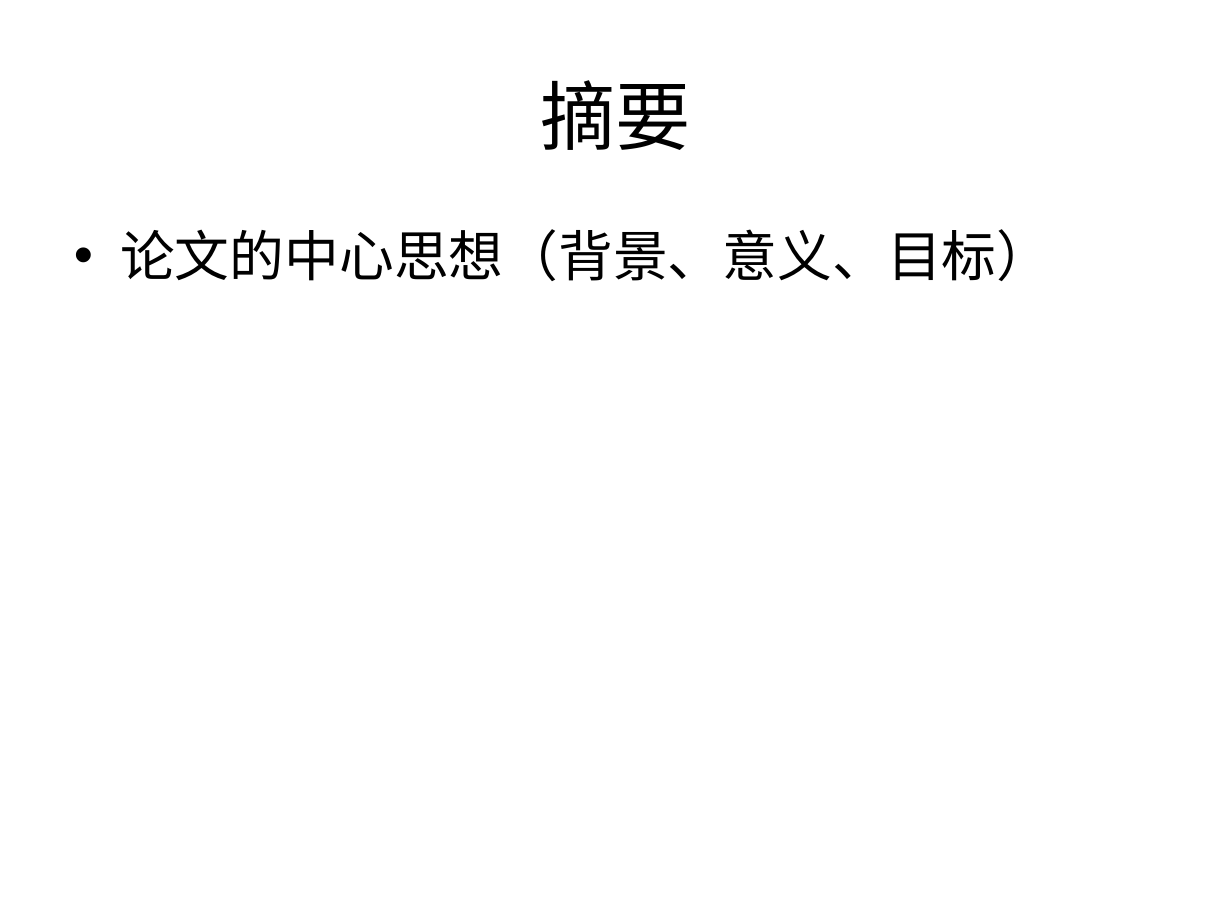
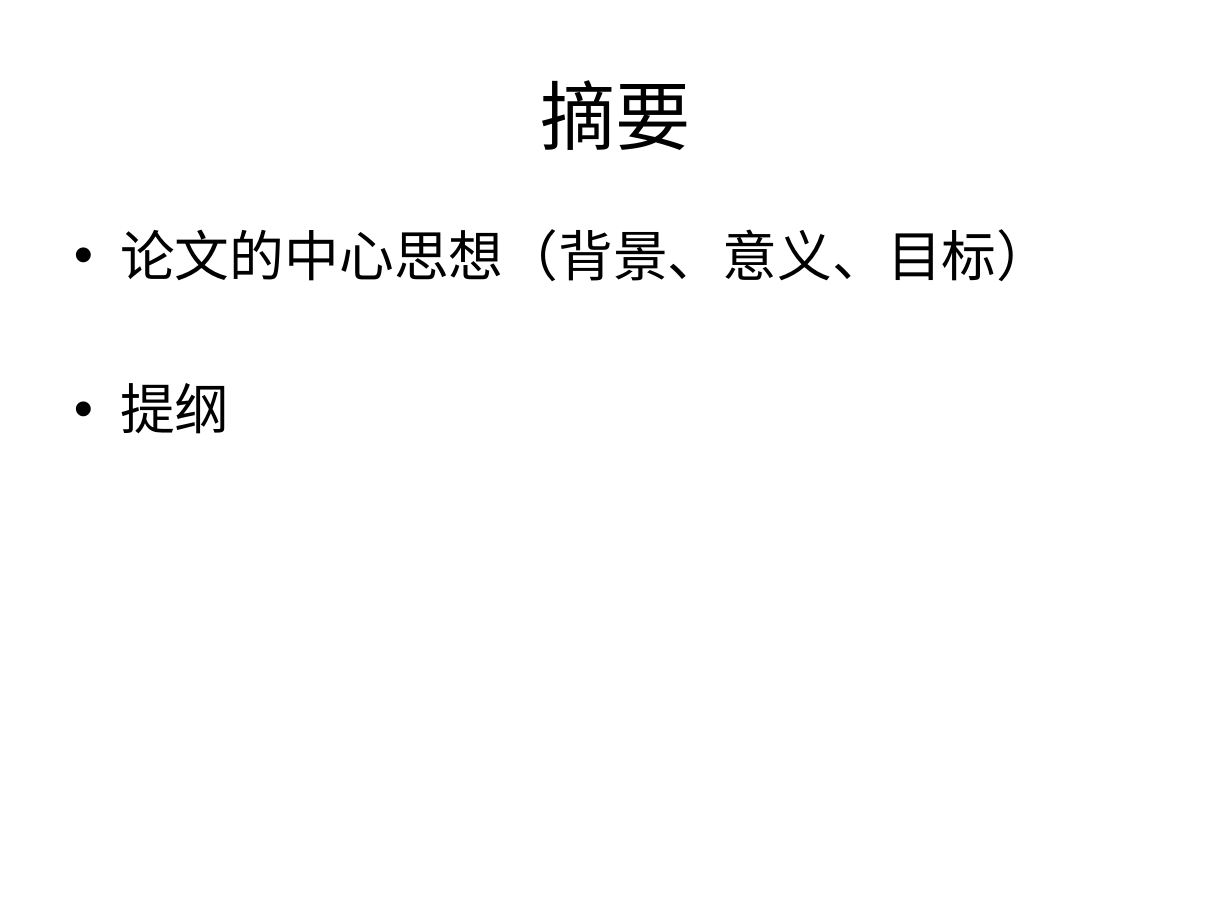
Before and after one commit to shiludeng/graduation-thesis, a slide deck: slide 2 of 预答辩.pptx. Drawn at 1232x924 pixels with LibreOffice and Linux fonts; fonts in the diff are those of the drawing. Boxes give left, top, right and bottom in pixels: in the first picture for what was removed or moved away, otherwise in the second. Text is boxed around its words. In the diff, an @@ line names an element or a change of style, - is before the commit and + after.

```diff
--- a/预答辩.pptx
+++ b/预答辩.pptx
@@ text at bbox=[120, 383, 230, 434]: paragraph added @@
+• 提纲
```
Also in this commit, not shown: 1 other file.
